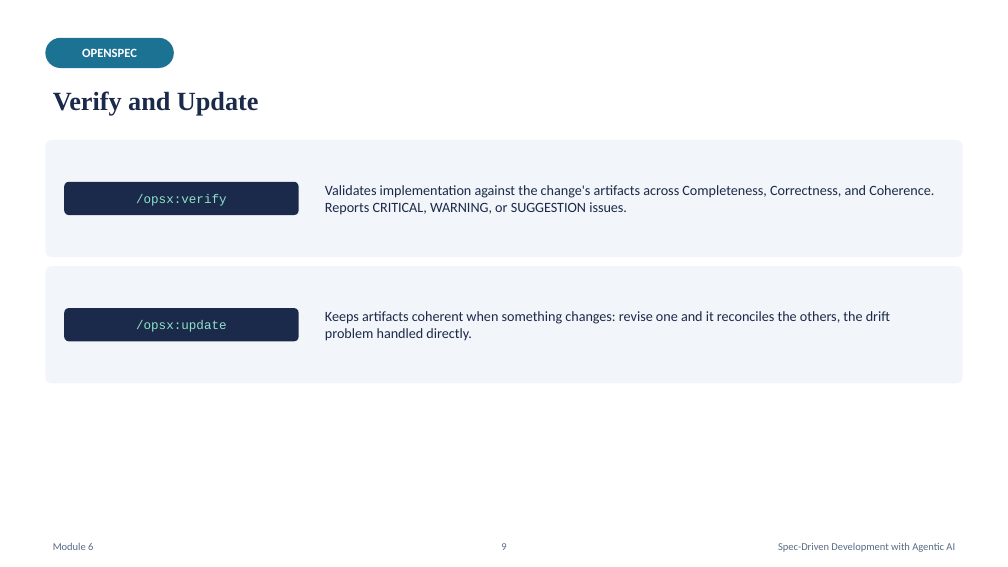
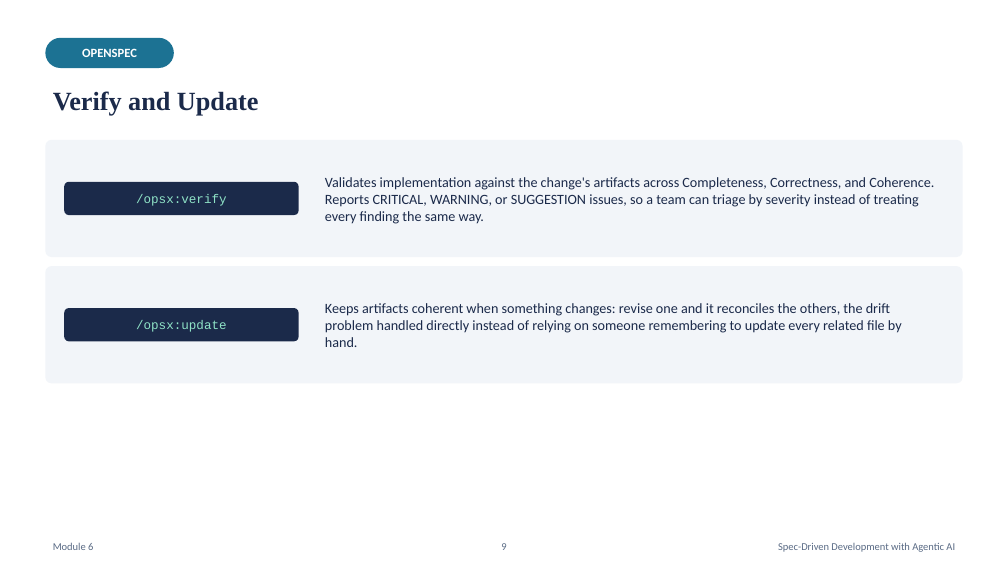
Before and after one commit to karthikasturi/sdd-with-agentic-ai, a slide deck: slide 9 of presentation/Module-6_Reviewing-Validating-and-Maintaining-Agent-Output.pptx. Drawn at 1008x567 pixels with LibreOffice and Linux fonts; fonts in the diff are those of the drawing. Boxes give left, top, right and bottom in pixels: in the first picture for what was removed or moved away, otherwise in the second. Text is boxed around its words. In the diff, an @@ line names an element or a change of style, - is before the commit and + after.

```diff
--- a/presentation/Module-6_Reviewing-Validating-and-Maintaining-Agent-Output.pptx
+++ b/presentation/Module-6_Reviewing-Validating-and-Maintaining-Agent-Output.pptx
@@ text at [325,177,934,224]: text changed @@
-Validates implementation against the change's artifacts across Completeness, Correctness, and Coherence. Reports CRITICAL, WARNING, or SUGGESTION issues.
+Validates implementation against the change's artifacts across Completeness, Correctness, and Coherence. Reports CRITICAL, WARNING, or SUGGESTION issues, so a team can triage by severity instead of treating every finding the same way.
@@ text at [325,303,902,347]: text changed @@
-Keeps artifacts coherent when something changes: revise one and it reconciles the others, the drift problem handled directly.
+Keeps artifacts coherent when something changes: revise one and it reconciles the others, the drift problem handled directly instead of relying on someone remembering to update every related file by hand.
```
Also in this commit, not shown: 5 other slides changed, 17 other files.
